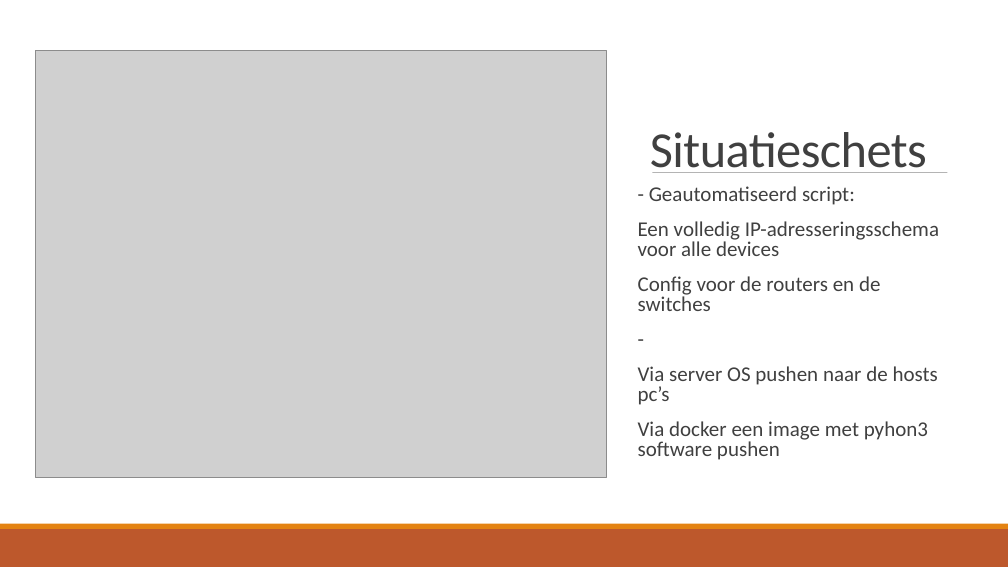
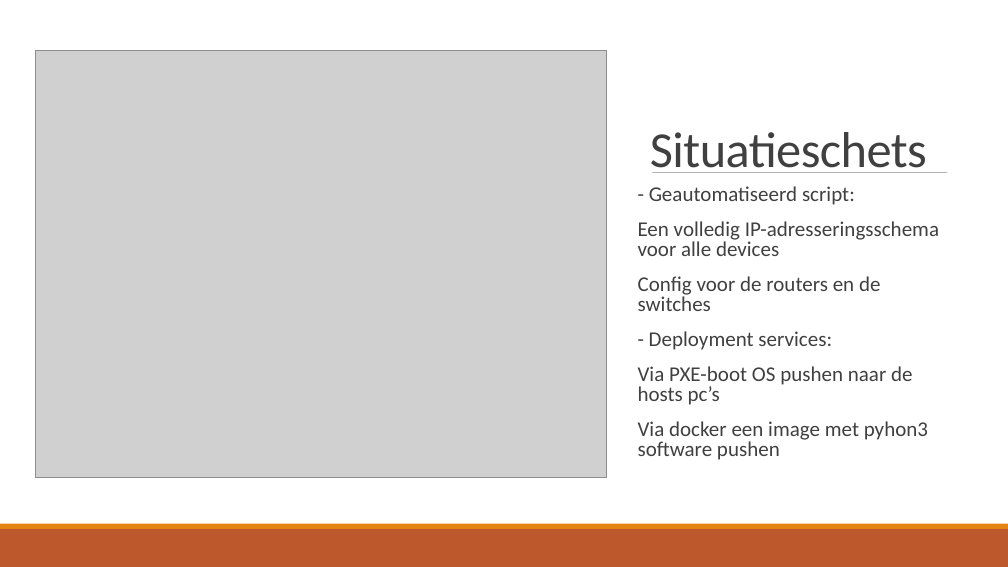
Before and after one commit to JouriTas/Projectwerk-IT-project, a slide deck: slide 5 of Scrum Artifacts/Sprint5/IT-Projectwerk 2022.pptx. Drawn at 1008x567 pixels with LibreOffice and Linux fonts; fonts in the diff are those of the drawing; grey boxes stand for pictures. Boxes give left, top, right and bottom in pixels: in the first picture for what was removed or moved away, otherwise in the second. Text is boxed around its words. In the diff, an @@ line names an element or a change of style, - is before the commit and + after.

```diff
--- a/Scrum Artifacts/Sprint5/IT-Projectwerk 2022.pptx
+++ b/Scrum Artifacts/Sprint5/IT-Projectwerk 2022.pptx
@@ text at (638, 331, 912, 405): text changed @@
-  -
-  Via server OS pushen naar de hosts pc’s
+  - Deployment services:
+  Via PXE-boot OS pushen naar de hosts pc’s
```
Also in this commit, not shown: 4 other slides changed, 1 slide added, 1 other file.
